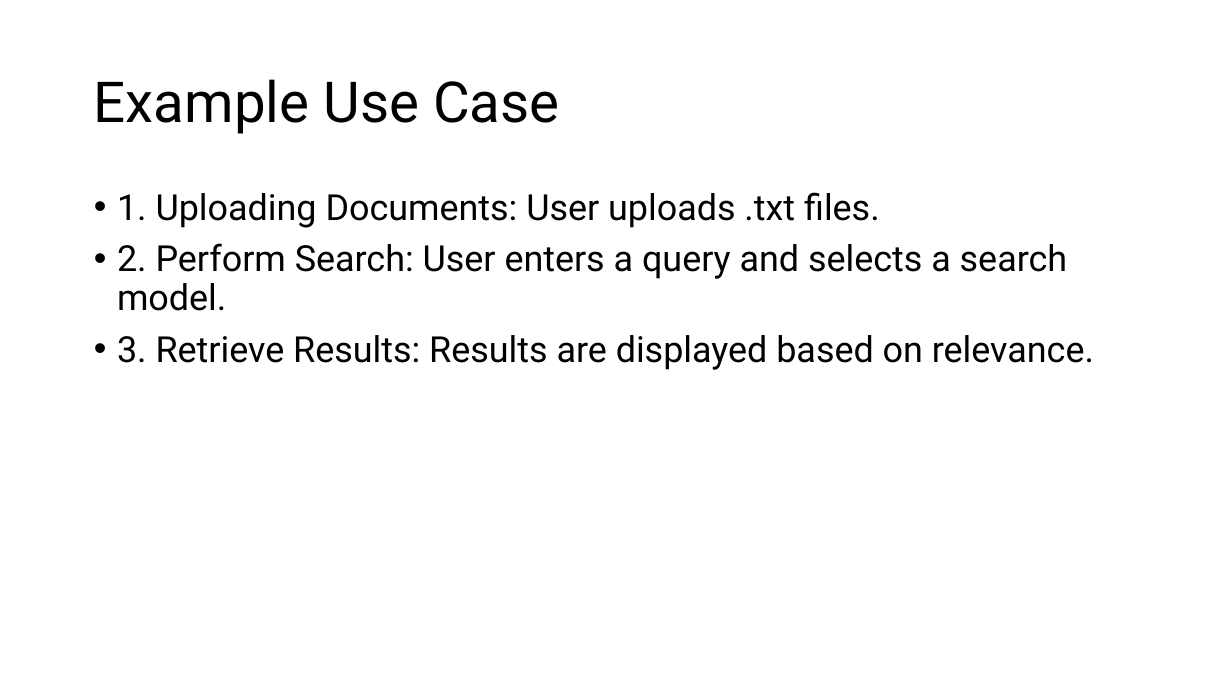
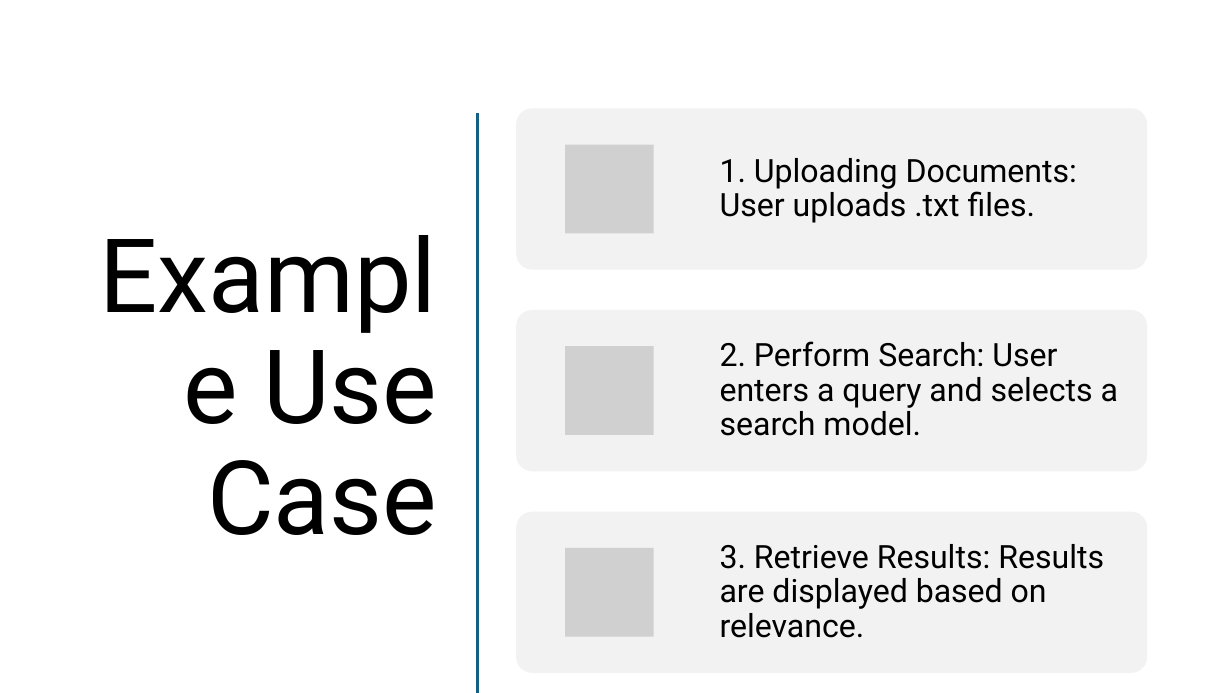
Before and after one commit to AbdulMateenzwl/Information-Retrieval, a slide deck: slide 11 of Assignment 3/Report.pptx. Drawn at 1232x693 pixels with LibreOffice and Linux fonts; fonts in the diff are those of the drawing; grey boxes stand for pictures. Boxes give left, top, right and bottom in pixels: in the first picture for what was removed or moved away, otherwise in the second. Text is boxed around its words. In the diff, an @@ line names an element or a change of style, - is before the commit and + after.

```diff
--- a/Assignment 3/Report.pptx
+++ b/Assignment 3/Report.pptx
@@ title "Example Use Case": place and size @@
-title "Example Use Case" at [94,79,559,134]
+title "Example Use Case" at [207,329,437,535]
@@ title "Example Use Case" at [207,329,437,535]: size 44 to 80 pt; alignment left to right @@
@@ line added from (478, 115) to (478, 692), #E97132 2 pt @@
@@ text removed at [117,192,1094,370] @@
-• 1. Uploading Documents: User uploads .txt files.
-• 2. Perform Search: User enters a query and selects a search model.
-• 3. Retrieve Results: Results are displayed based on relevance.
@@ group added at [517,108,1148,674]: 3 rounded rectangles, 3 pictures, 3 texts @@
+1. Uploading Documents: User uploads .txt files.
+2. Perform Search: User enters a query and selects a search model.
+3. Retrieve Results: Results are displayed based on relevance.
```
Also in this commit, not shown: 9 other slides changed, 11 other files.
